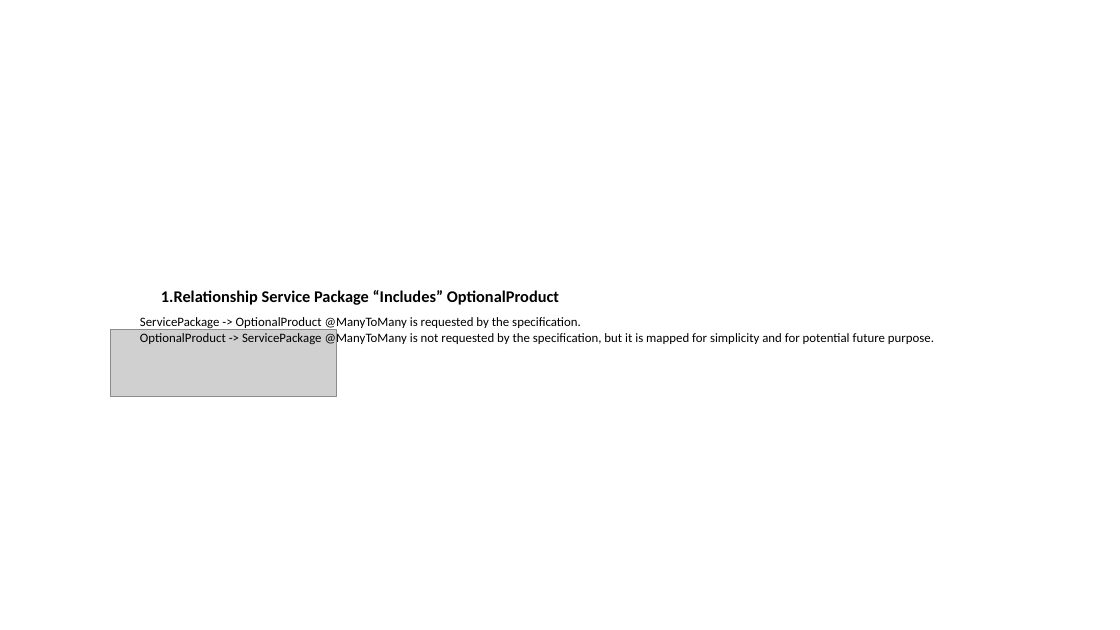
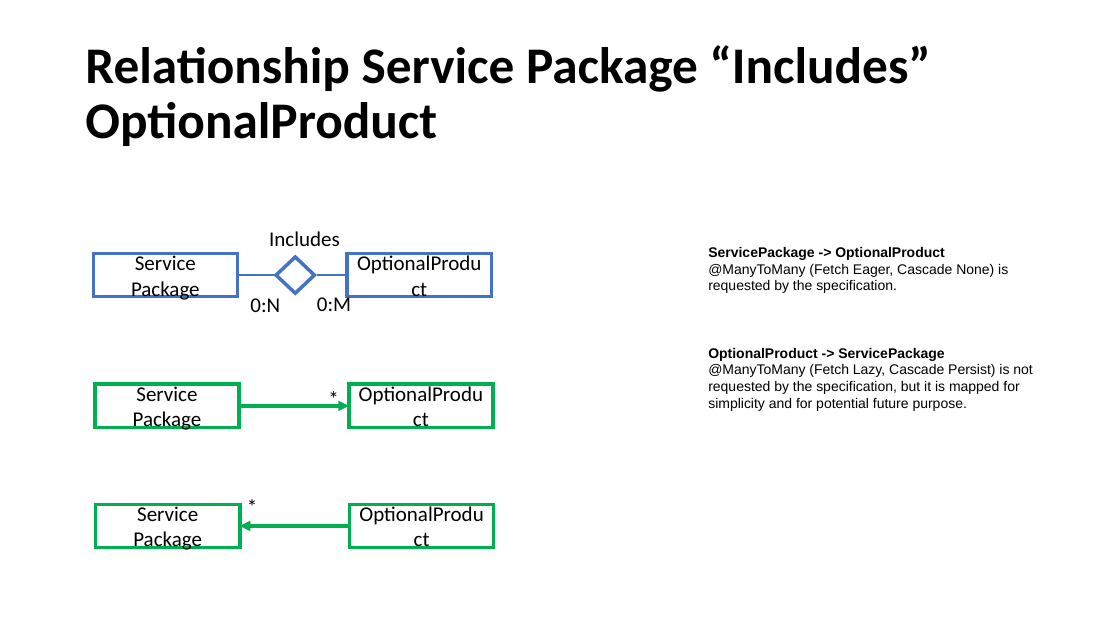
Before and after one commit to priscia99/databases-2-project, a slide deck: slide 34 of Deliverables/Report/Report.pptx (slide 26 before the commit). Drawn at 1120x630 pixels with LibreOffice and Linux fonts; fonts in the diff are those of the drawing; grey boxes stand for pictures. Boxes give left, top, right and bottom in pixels: in the first picture for what was removed or moved away, otherwise in the second. Text is boxed around its words. In the diff, an @@ line names an element or a change of style, - is before the commit and + after.

```diff
--- a/Deliverables/Report/Report.pptx
+++ b/Deliverables/Report/Report.pptx
@@ title "Relationship Service Package “Includes” OptionalProduct": place and size @@
-title "Relationship Service Package “Includes” OptionalProduct" at box(161, 290, 559, 305)
+title "Relationship Service Package “Includes” OptionalProduct" at box(85, 45, 931, 146)
@@ title "Relationship Service Package “Includes” OptionalProduct" at box(85, 45, 931, 146): size 14 to 44 pt; bullet 1. to none; list level 2 to 1 in "Relationship Service Package “Includes” OptionalProduct"; line spacing 1 to 0.9 @@
@@ text at box(708, 247, 1032, 411): text changed; size 11 to 12 pt; font Calibri to Arial @@
-ServicePackage -> OptionalProduct @ManyToMany is requested by the specification.
-OptionalProduct -> ServicePackage @ManyToMany is not requested by the specification, but it is mapped for simplicity and for potential future purpose.
+ServicePackage -> OptionalProduct
+@ManyToMany (Fetch Eager, Cascade None) is requested by the specification.
+OptionalProduct -> ServicePackage
+@ManyToMany (Fetch Lazy, Cascade Persist) is not requested by the specification, but it is mapped for simplicity and for potential future purpose.
@@ picture removed at box(111, 329, 336, 397) @@
@@ group added at box(93, 231, 494, 548): 6 rectangles, 5 texts, 2 lines, 2 arrows, 1 diamond @@
+OptionalProduct
+Service Package
+0:M
+0:N
+Includes
+OptionalProduct
+Service Package
+OptionalProduct
+Service Package
+*
+*
```
Also in this commit, not shown: 25 other slides changed, 33 slides added, 5 slides removed, 5 other files.
